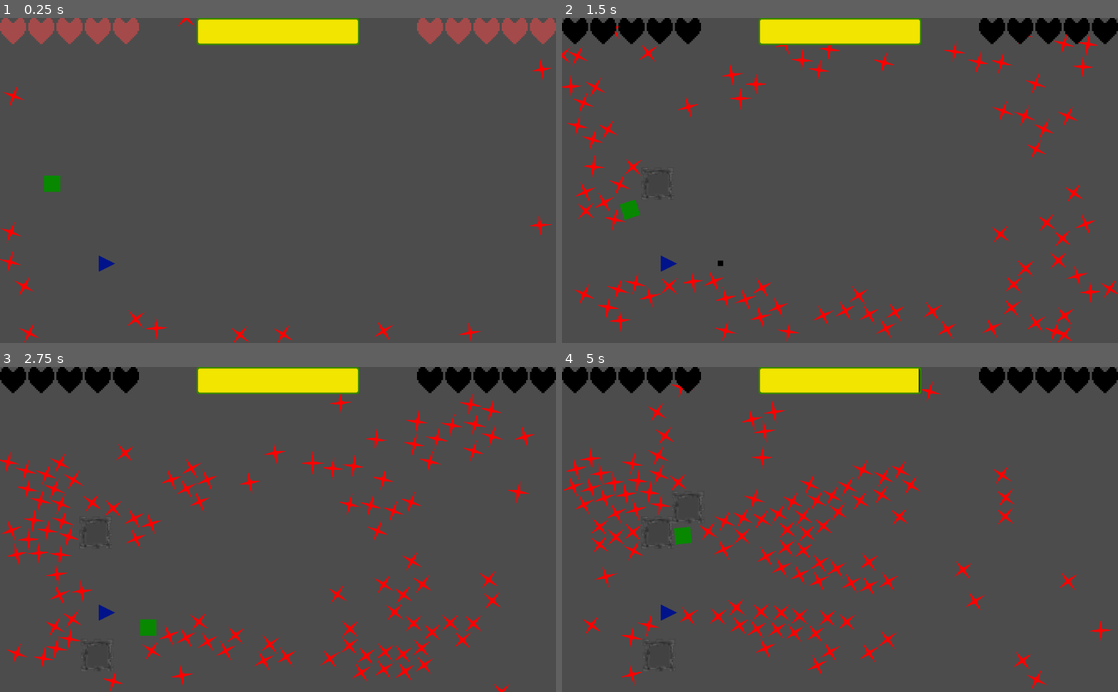
Above: before the commit, frames 1-4 (two rows, left to right).
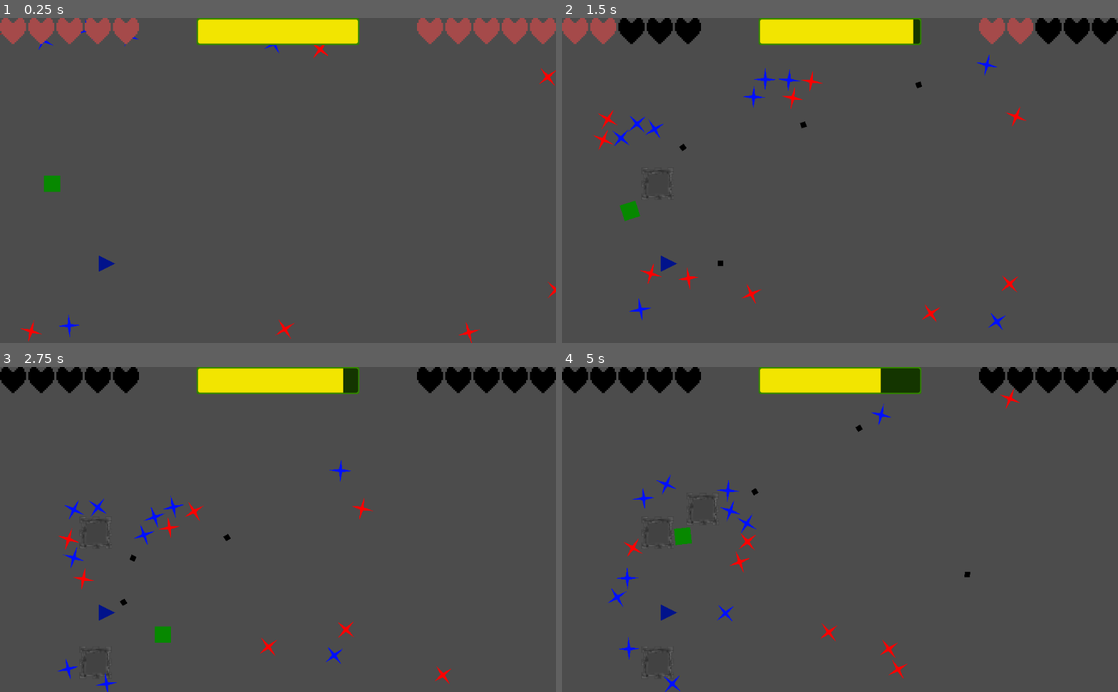
Above: after the commit, the same moments.

Repository: Rohurd/Nanahuatzin
Game: Godot game, scene res://Scenes/Level.tscn
The game is run twice, just before and just after one commit, with the same random seed, the same clock (stepped at 60 frames per second) and the same inputs.
Inputs:
- Up to frame 1 (0.25 s): no input
- Up to frame 2 (1.5 s): hold Right (square_right) 0.53-1.28 s; tap Space (square_build_tower) at 0.6 s; hold Down (square_down) from 1.28 s (still down); tap X (triangle_shoot) at 1.35 s
- Up to frame 3 (2.75 s): release Down (square_down) at 2.03 s; hold Right (square_right) from 2.03 s (still down); tap Space (square_build_tower) at 2.1 s
- Up to frame 4 (5 s): release Right (square_right) at 2.78 s; hold Up (square_up) 2.78-3.53 s; tap X (triangle_shoot) at 2.85, 4.35 s; hold Left (square_left) from 3.53 s (still down); tap Space (square_build_tower) at 3.6 s

The runs differ from the first frame. In frame 1, 0.9% of the frame differs, in the area x 0-100%, y 0-100%; in frame 2, 5.8%; in frame 3, 6.0%; in frame 4, 6.2%, in the area x 0-99%, y 0-100%.

Commit message:
- changed level time and enemy spawn according to wave number - added another enemy type

Diff:
--- /dev/null
+++ b/Scenes/Enemy2.gd
@@ -0,0 +1,38 @@
+extends "res://Scripts/Entity.gd"
+
+var players
+var target
+var target_pos = Vector2(0,0)
+var shoot_timer = 0.0
+
+func _ready():
+	add_to_group("enemy")
+	speed = 150
+	players = get_tree().get_nodes_in_group("player")
+
+func _physics_process(delta):
+	target = _get_nearest_player(players)
+	target_pos = target.position
+	var velocity = (target_pos - position - Vector2(100,0).rotated(rotation)).normalized()
+	move_rotate(velocity,delta)
+	for i in get_slide_count():
+		var collision = get_slide_collision(i)
+		var player = collision.collider
+		if player.is_in_group("player"):
+			player.setHealth(player.health-1)
+			queue_free()
+	shoot_timer += delta
+	if shoot_timer >= 0.5:
+		shoot_timer = 0.0
+		var scene = load("res://Scenes/Bullet.tscn")
+		var scene_instance = scene.instance()
+		scene_instance.set_name("bullet")
+		scene_instance.set_position(position + Vector2(25,0).rotated(rotation))
+		scene_instance.set_rotation(rotation)
+		scene_instance.init(Vector2(10,0).rotated(rotation), "enemy")
+		get_parent().add_child(scene_instance)
+
+#func _process(delta):
+#	# Called every frame. Delta is time since last frame.
+#	# Update game logic here.
+#	pass
--- /dev/null
+++ b/Scenes/Enemy2.tscn
@@ -0,0 +1,40 @@
+[gd_scene load_steps=3 format=2]
+
+[ext_resource path="res://Scenes/Enemy2.gd" type="Script" id=1]
+
+[sub_resource type="RectangleShape2D" id=1]
+
+custom_solver_bias = 0.0
+extents = Vector2( 15, 15 )
+
+[node name="KinematicBody2D" type="KinematicBody2D"]
+
+input_pickable = false
+collision_layer = 1
+collision_mask = 1
+collision/safe_margin = 0.08
+script = ExtResource( 1 )
+speed = 250
+radius = 15
+rotation_speed = 6.28319
+max_health = 1
+health = 1
+
+[node name="Polygon2D" type="Polygon2D" parent="." index="0"]
+
+polygon = PoolVector2Array( 0, 4, 15, 15, 4, 0, 15, -15, 0, -4, -15, -15, -4, 0, -15, 15 )
+uv = PoolVector2Array(  )
+color = Color( 0, 0.0625, 1, 1 )
+vertex_colors = PoolColorArray(  )
+offset = Vector2( 0, 0 )
+antialiased = false
+texture = null
+texture_offset = Vector2( 0, 0 )
+texture_scale = Vector2( 1, 1 )
+texture_rotation_degrees = 0.0
+invert_enable = false
+invert_border = 100.0
+
+[node name="CollisionShape2D" type="CollisionShape2D" parent="." index="1"]
+
+shape = SubResource( 1 )
--- a/Scenes/Level.tscn
+++ b/Scenes/Level.tscn
@@ -12,8 +12,6 @@
 
 position = Vector2( 95.5807, 306.051 )
 speed = 250
-max_health = 1
-health = 1
 
 [node name="Triangle" parent="." index="1" instance=ExtResource( 2 )]
 
@@ -24,6 +22,7 @@
 
 [node name="HUD" type="CanvasLayer" parent="." index="2"]
 
+editor/display_folded = true
 layer = 1
 offset = Vector2( 0, 0 )
 rotation = 0.0
@@ -52,6 +51,8 @@
 
 [node name="Spawn_Enemies" parent="." index="3" instance=ExtResource( 5 )]
 
+max_enemies = 20
+
 [connection signal="health_changed" from="Square" to="HUD/SquareHealth" method="health_changed"]
 
 [connection signal="health_changed" from="Triangle" to="HUD/TriangleHealth" method="health_changed"]
--- a/Scripts/Spawn_Enemies.gd
+++ b/Scripts/Spawn_Enemies.gd
@@ -3,7 +3,7 @@
 # class member variables go here, for example:
 # var a = 2
 # var b = "textvar"
-export var max_enemies = 100
+export var max_enemies = 20
 
 func _ready():
 	# Called when the node is added to the scene for the first time.
@@ -15,7 +15,8 @@
 	# Update game logic here.
 	var timeNode = $"/root/Level/HUD/Time"
 	if !timeNode.pause && get_child_count() < max_enemies:
-		var scene = load("res://Scenes/Enemy1.tscn")
+
+		var scene = load("res://Scenes/Enemy" + str(randi() % 2 + 1) + ".tscn")
 		var scene_instance = scene.instance()
 		scene_instance.set_name("enemy")
 		var x = 0
--- a/Scripts/Time.gd
+++ b/Scripts/Time.gd
@@ -1,10 +1,11 @@
 extends TextureProgress
 
 var timer = 0.0
+var level_time = 20
 export var pause = false
 
 func _ready():
-	max_value = 20 if pause else 300
+	max_value = 20 if pause else level_time
 	value = max_value
 	set_process(true)
 
@@ -16,5 +17,9 @@
 		value -= 1
 	if value <= 0:
 		pause = !pause
-		max_value = 20 if pause else 300
+		if !pause:
+			level_time = int(level_time * 1.5)
+			var enemy_node = $"/root/Level/Spawn_Enemies"
+			enemy_node.max_enemies = int(enemy_node.max_enemies * 1.5)
+		max_value = 20 if pause else level_time
 		value = max_value
